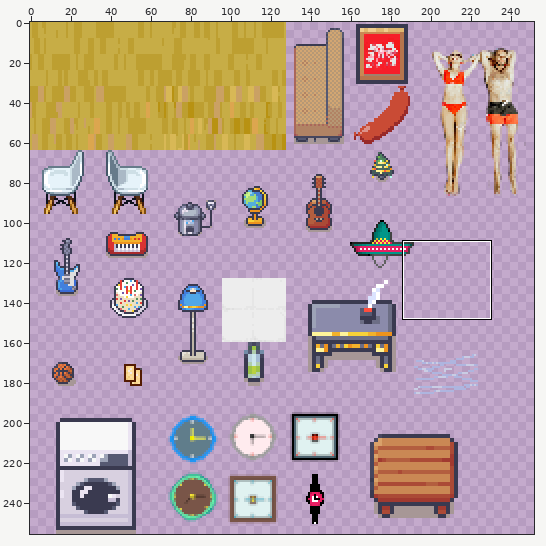
A sprite sheet gets an edit: tileset_hs18.png. The picture above shows the old version from afar; the outline marks the close-up.
Close-up. Before the commit:
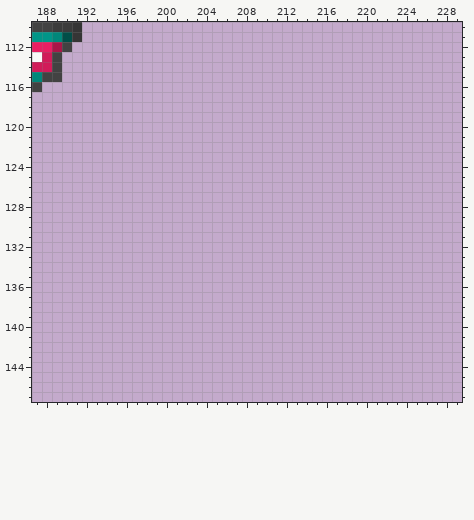
The file is 256x256 pixels. Pixels under 10% opacity are left out. Colours within 5 levels of each other are drawn and written as one. Shown: x 187..229, y 110..147. The wide view leaves out empty margins.
After the commit:
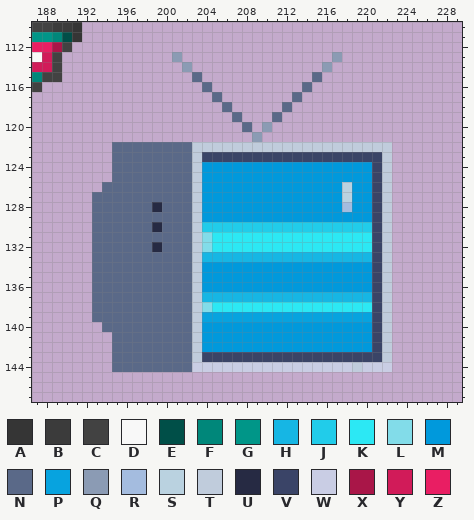
Palette (. is transparent): A #353535  B #3b3b3b  C #424242  D #f8f8f8  E #004f48  F #00877a  G #009688  H #16b6e4  J #21ccea  K #2ce8f4  L #82dce9  M #0099dc  N #5a6988  P #07a3df  Q #8b9bb4  R #a4bcdf  S #bad2e0  T #c0ccdc  U #262a43  V #3a4467  W #c9cde4  X #a91648  Y #d11b59  Z #e91e63
Changes in this commit:
{"y":113,"x":201,"old":".","new":"Q"}
{"y":113,"x":217,"old":".","new":"Q"}
{"y":114,"x":202,"old":".","new":"Q"}
{"y":114,"x":216,"old":".","new":"Q"}
{"y":115,"x":203,"old":".","new":"N"}
{"y":115,"x":215,"old":".","new":"N"}
{"y":116,"x":204,"old":".","new":"N"}
{"y":116,"x":214,"old":".","new":"N"}
{"y":117,"x":205,"old":".","new":"N"}
{"y":117,"x":213,"old":".","new":"N"}
{"y":118,"x":206,"old":".","new":"N"}
{"y":118,"x":212,"old":".","new":"N"}
{"y":119,"x":207,"old":".","new":"N"}
{"y":119,"x":211,"old":".","new":"N"}
{"y":120,"x":208,"old":".","new":"N"}
{"y":120,"x":210,"old":".","new":"Q"}
{"y":121,"x":209,"old":".","new":"Q"}
{"y":122,"x":195,"old":"............................","new":"NNNNNNNNTTTTTTTTTTTTTTTTTTTT"}
{"y":123,"x":195,"old":"............................","new":"NNNNNNNNTVVVVVVVVVVVVVVVVVVT"}
{"y":124,"x":195,"old":"............................","new":"NNNNNNNNTMMMMMMMMMMMMMMMMMVT"}
{"y":125,"x":195,"old":"............................","new":"NNNNNNNNTMMMMMMMMMMMMMMMMMVT"}
{"y":126,"x":194,"old":".............................","new":"NNNNNNNNNTMMMMMMMMMMMMMMSMMVT"}
{"y":127,"x":193,"old":"..............................","new":"NNNNNNNNNNTMMMMMMMMMMMMMMSMMVT"}
{"y":128,"x":193,"old":"..............................","new":"NNNNNNUNNNTMMMMMMMMMMMMMMRMMVT"}
{"y":129,"x":193,"old":"..............................","new":"NNNNNNNNNNTMMMMMMMMMMMMMMMMMVT"}
{"y":130,"x":193,"old":"..............................","new":"NNNNNNUNNNTJJJJJJJJJJJJJJJJJVT"}
{"y":131,"x":193,"old":"..............................","new":"NNNNNNNNNNTLKKKKKKKKKKKKKKKKVT"}
{"y":132,"x":193,"old":"..............................","new":"NNNNNNUNNNTLKKKKKKKKKKKKKKKKVT"}
{"y":133,"x":193,"old":"..............................","new":"NNNNNNNNNNTHHHHHHHHHHHHHHHHHVT"}
{"y":134,"x":193,"old":"..............................","new":"NNNNNNNNNNTMMMMMMMMMMMMMMMMMVT"}
{"y":135,"x":193,"old":"..............................","new":"NNNNNNNNNNTMMMMMMMMMMMMMMMMMVT"}
{"y":136,"x":193,"old":"..............................","new":"NNNNNNNNNNTMMMMMMMMMMMMMMMMMVT"}
{"y":137,"x":193,"old":"..............................","new":"NNNNNNNNNNTHHHHHHHHHHHHHHHHHVT"}
{"y":138,"x":193,"old":"..............................","new":"NNNNNNNNNNTLKKKKKKKKKKKKKKKKVT"}
{"y":139,"x":193,"old":"..............................","new":"NNNNNNNNNNTPPPPPPPPPPPPPPPPPVT"}
{"y":140,"x":194,"old":".............................","new":"NNNNNNNNNTMMMMMMMMMMMMMMMMMVT"}
{"y":141,"x":195,"old":"............................","new":"NNNNNNNNTMMMMMMMMMMMMMMMMMVT"}
{"y":142,"x":195,"old":"............................","new":"NNNNNNNNTMMMMMMMMMMMMMMMMMVT"}
{"y":143,"x":195,"old":"............................","new":"NNNNNNNNTVVVVVVVVVVVVVVVVVVT"}
{"y":144,"x":195,"old":"............................","new":"NNNNNNNNWWWWWWWWWWWWWWWWTWWW"}
{"label":"added","picture_box":[92,52,392,372]}
